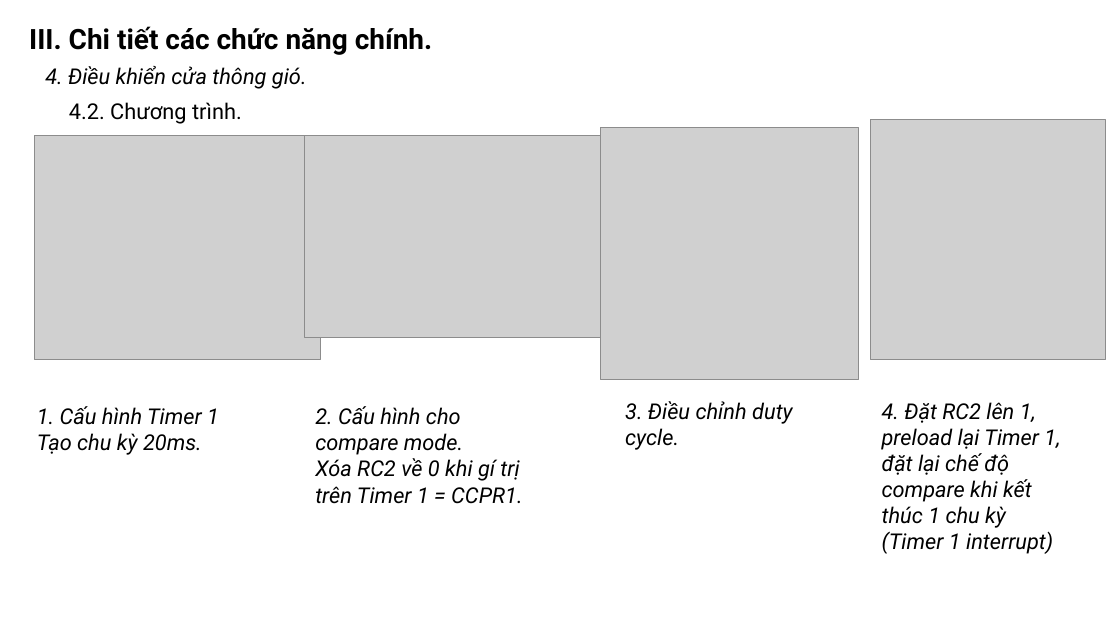
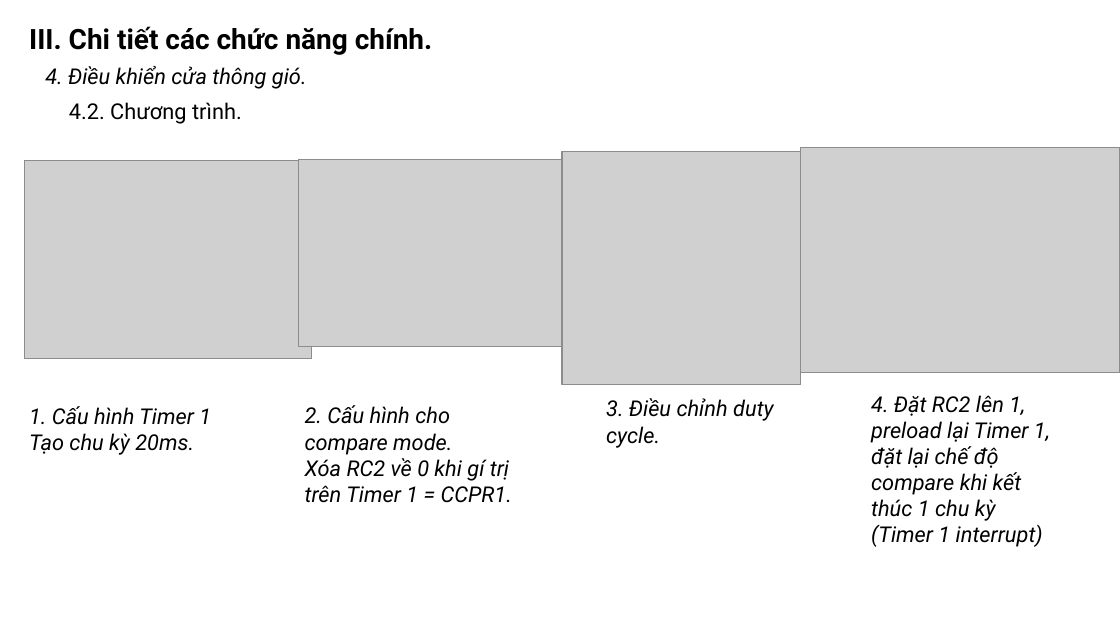
Before and after one commit to khanhnm08/HK_Egg_Incubator, a slide deck: slide 17 of Slide bao cao.pptx. Drawn at 1120x630 pixels with LibreOffice and Linux fonts; fonts in the diff are those of the drawing; grey boxes stand for pictures. Boxes give left, top, right and bottom in pixels: in the first picture for what was removed or moved away, otherwise in the second. Text is boxed around its words. In the diff, an @@ line names an element or a change of style, - is before the commit and + after.

Commit message:
update

```diff
--- a/Slide bao cao.pptx
+++ b/Slide bao cao.pptx
@@ picture: place and size @@
-picture at bbox=[870, 120, 1105, 360]
+picture at bbox=[801, 147, 1120, 372]
@@ picture: place and size @@
-picture at bbox=[35, 136, 320, 360]
+picture at bbox=[25, 160, 312, 358]
@@ picture: place and size @@
-picture at bbox=[305, 136, 601, 337]
+picture at bbox=[298, 160, 571, 346]
@@ picture: place and size @@
-picture at bbox=[600, 128, 859, 380]
+picture at bbox=[562, 152, 801, 385]
@@ text "4. Đặt RC2 lên 1, ...": place and size @@
-text "4. Đặt RC2 lên 1, ..." at bbox=[882, 402, 1060, 554]
+text "4. Đặt RC2 lên 1, ..." at bbox=[871, 395, 1050, 547]
@@ text "1. Cấu hình Timer 1": place and size @@
-text "1. Cấu hình Timer 1" at bbox=[37, 406, 219, 455]
+text "1. Cấu hình Timer 1" at bbox=[29, 406, 211, 455]
@@ text "2. Cấu hình cho compare ...": place and size @@
-text "2. Cấu hình cho compare ..." at bbox=[315, 406, 522, 504]
+text "2. Cấu hình cho compare ..." at bbox=[305, 405, 512, 503]
@@ text "3. Điều chỉnh duty cycle.": place and size @@
-text "3. Điều chỉnh duty cycle." at bbox=[625, 401, 792, 450]
+text "3. Điều chỉnh duty cycle." at bbox=[606, 398, 773, 448]
```
Also in this commit, not shown: 2 other slides changed.
